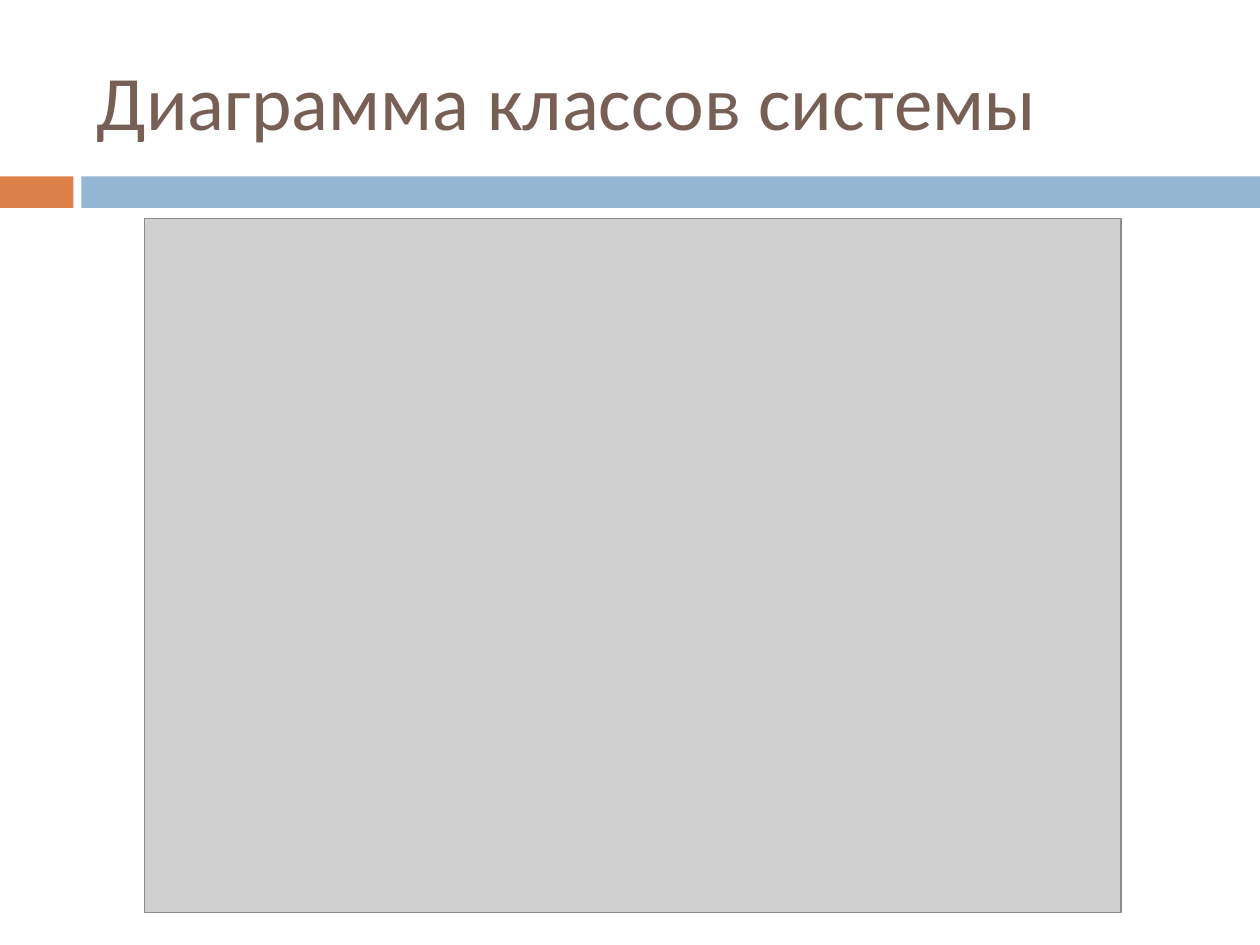
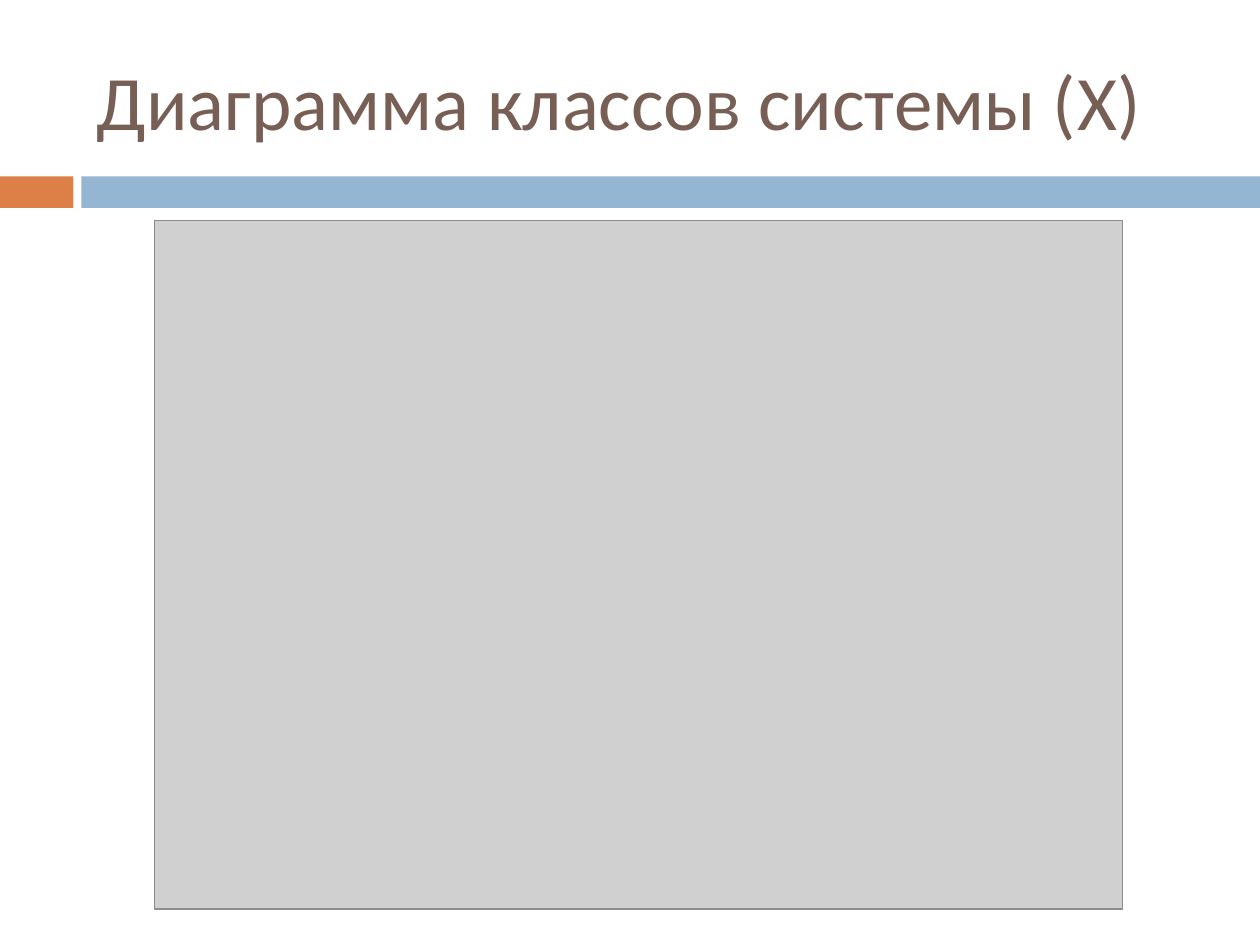
Before and after one commit to Datel777/DIPLOM, a slide deck: slide 4 of Презентация.pptx. Drawn at 1260x945 pixels with LibreOffice and Linux fonts; fonts in the diff are those of the drawing; grey boxes stand for pictures. Boxes give left, top, right and bottom in pixels: in the first picture for what was removed or moved away, otherwise in the second. Text is boxed around its words. In the diff, an @@ line names an element or a change of style, - is before the commit and + after.

```diff
--- a/Презентация.pptx
+++ b/Презентация.pptx
@@ title at [97,74,1141,143]: text changed @@
-Диаграмма классов системы
+Диаграмма классов системы (X)
@@ picture: place and size @@
-picture at [145,218,1121,912]
+picture at [155,220,1123,910]
```
Also in this commit, not shown: 8 other slides changed, 1 other file.
